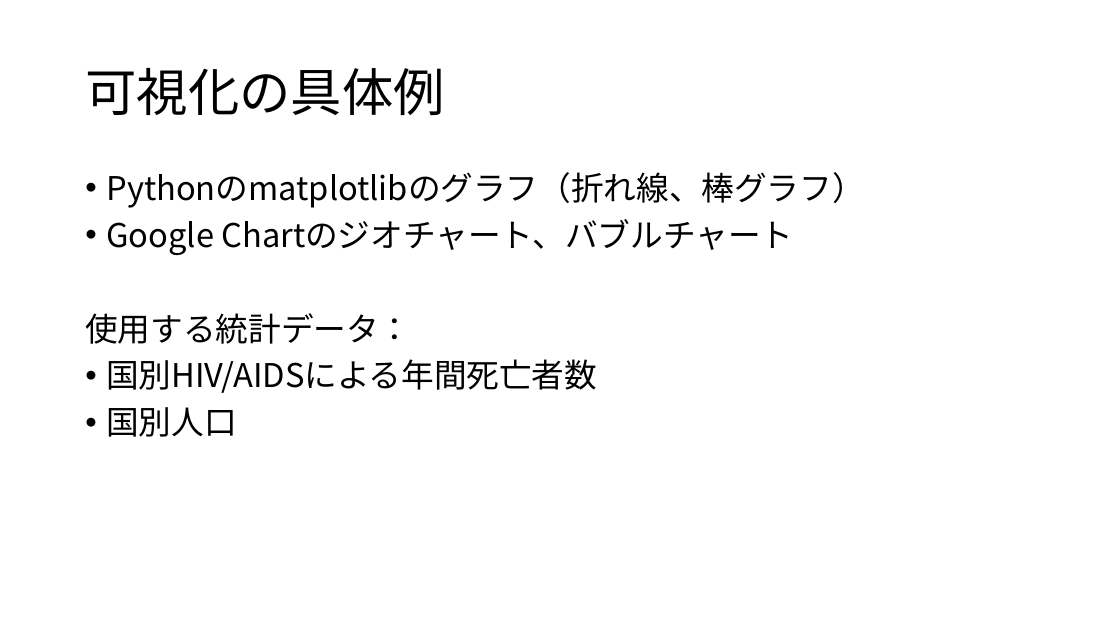
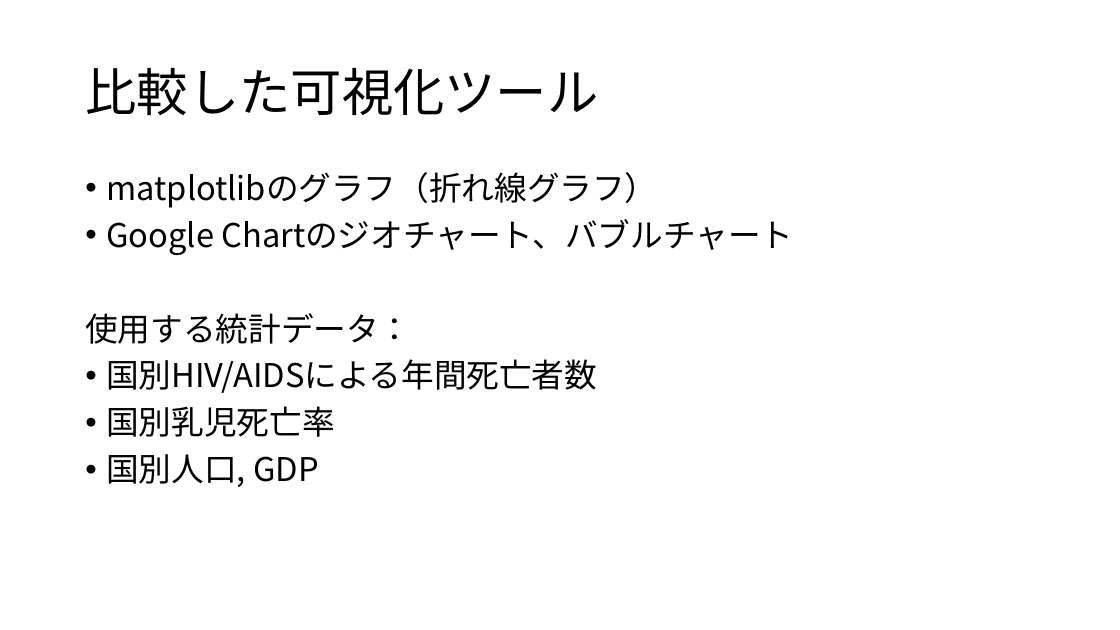
Before and after one commit to erevest-cobalt/3pro, a slide deck: slide 5 of 統計データの可視化.pptx (slide 4 before the commit). Drawn at 1120x630 pixels with LibreOffice and Linux fonts; fonts in the diff are those of the drawing. Boxes give left, top, right and bottom in pixels: in the first picture for what was removed or moved away, otherwise in the second. Text is boxed around its words. In the diff, an @@ line names an element or a change of style, - is before the commit and + after.

Commit message:
プレゼン資料をつくりました

```diff
--- a/統計データの可視化.pptx
+++ b/統計データの可視化.pptx
@@ title at (85, 67, 598, 115): text changed @@
-可視化の具体例
+比較した可視化ツール
@@ text at (106, 172, 657, 208): text changed @@
-• Pythonのmatplotlibのグラフ（折れ線、棒グラフ）
+• matplotlibのグラフ（折れ線グラフ）
@@ text at (106, 406, 334, 487): text changed @@
-• 国別人口
+• 国別乳児死亡率
+• 国別人口, GDP
```
Also in this commit, not shown: 5 other slides changed, 3 slides added, 1 other file.
